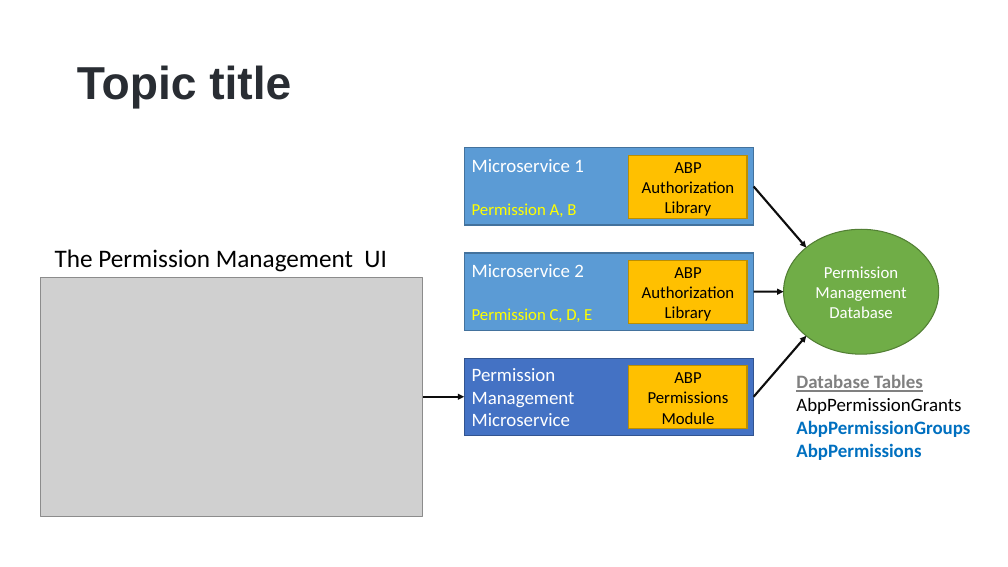
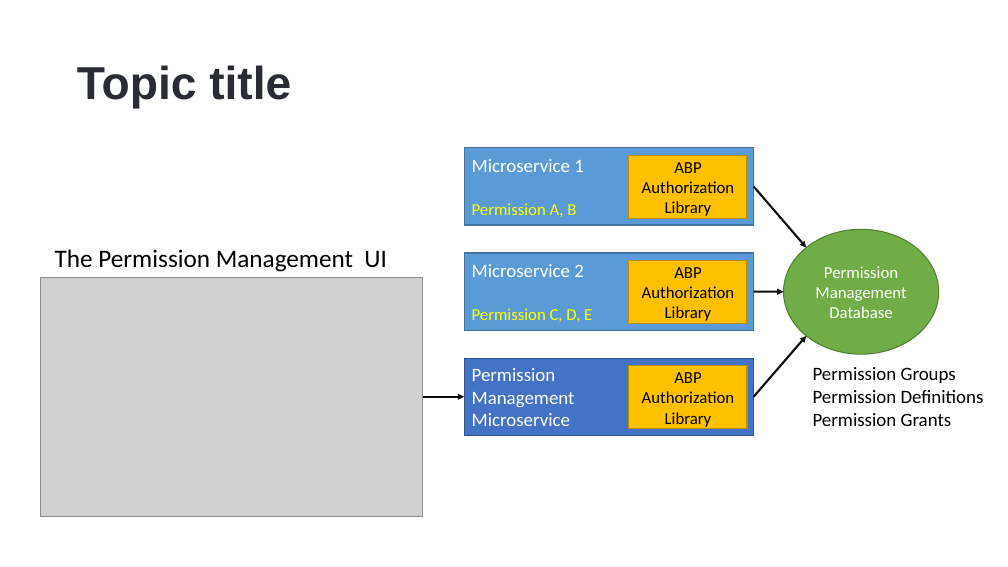
Before and after one commit to hikalkan/presentations, a slide deck: slide 21 of 2022-10-15 Authorization-In-Distributed-Systems/Authorization-In-Distributed-Systems.pptx. Drawn at 1008x567 pixels with LibreOffice and Linux fonts; fonts in the diff are those of the drawing; grey boxes stand for pictures; background and template pictures are left out. Boxes give left, top, right and bottom in pixels: in the first picture for what was removed or moved away, otherwise in the second. Text is boxed around its words. In the diff, an @@ line names an element or a change of style, - is before the commit and + after.

```diff
--- a/2022-10-15 Authorization-In-Distributed-Systems/Authorization-In-Distributed-Systems.pptx
+++ b/2022-10-15 Authorization-In-Distributed-Systems/Authorization-In-Distributed-Systems.pptx
@@ text in rectangle at (642, 372, 735, 427): text changed @@
-ABP Permissions Module
+ABP Authorization Library
@@ text removed at (796, 375, 961, 414) @@
-Database Tables
-AbpPermissionGrants
@@ text at (813, 367, 984, 426): text changed; text colour #0070C0 to #000000; bold off @@
-AbpPermissionGroups
-AbpPermissions
+Permission Groups
+Permission Definitions
+Permission Grants
```
Also in this commit, not shown: 1 other slide changed, 4 slides added.
